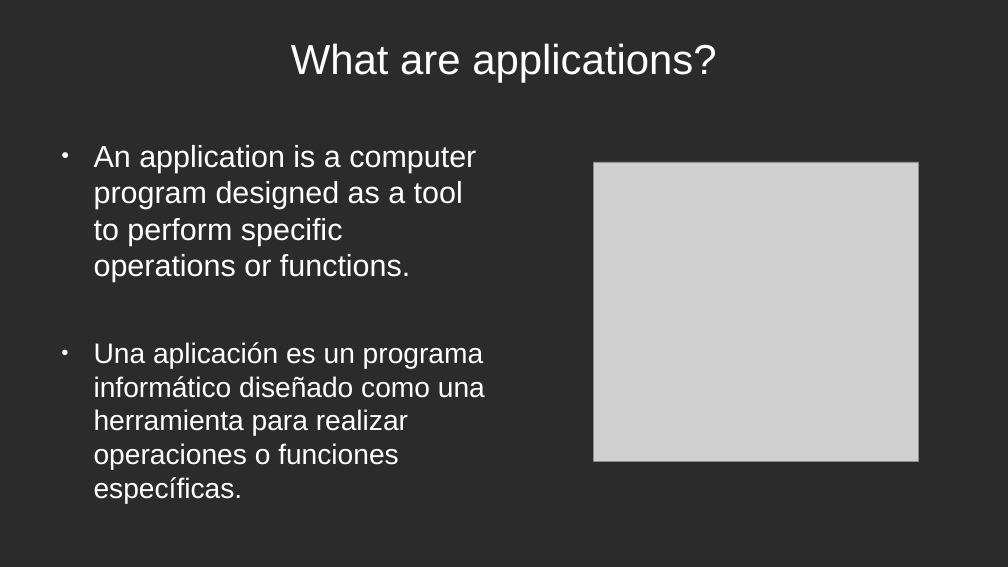
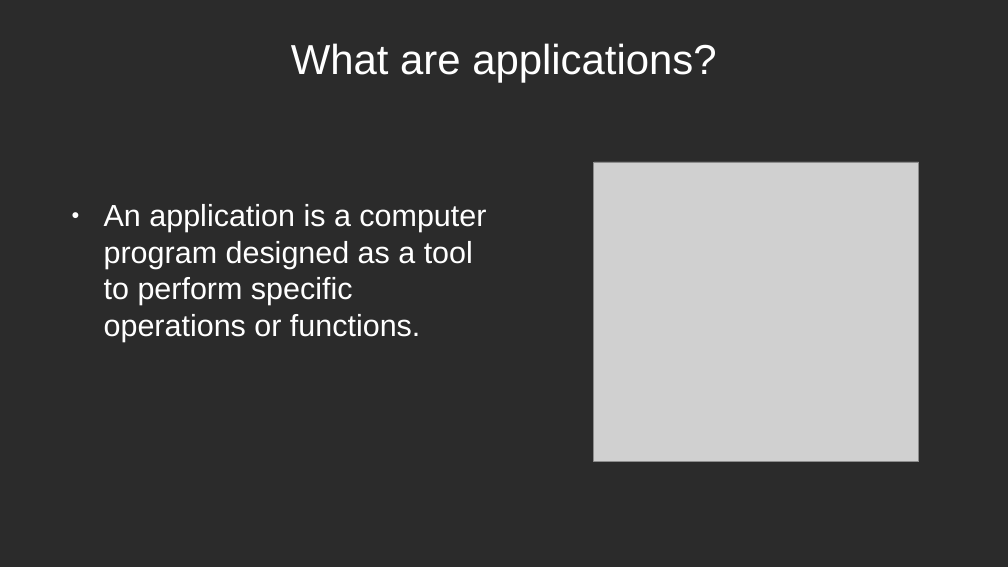
Before and after one commit to sergiomunozvillullas/inglesYempresa, a slide deck: slide 3 of ingles/ingles/presentacionINgles.odp. Drawn at 1008x567 pixels with LibreOffice and Linux fonts; fonts in the diff are those of the drawing; grey boxes stand for pictures; background and template pictures are left out; a plain dark background stands for a picture behind light text. Boxes give left, top, right and bottom in pixels: in the first picture for what was removed or moved away, otherwise in the second. Text is boxed around its words. In the diff, an @@ line names an element or a change of style, - is before the commit and + after.

```diff
--- a/ingles/ingles/presentacionINgles.odp
+++ b/ingles/ingles/presentacionINgles.odp
@@ text "An application is a computer ...": place and size @@
-text "An application is a computer ..." at (94,145,476,282)
+text "An application is a computer ..." at (104,204,486,342)
@@ text removed at (94,342,485,503) @@
-● Una aplicación es un programa informático diseñado como una herramienta para realizar operaciones o funciones específicas.
```
Also in this commit, not shown: 3 other slides changed, 2 slides added, 2 slides removed, 1 other file.
